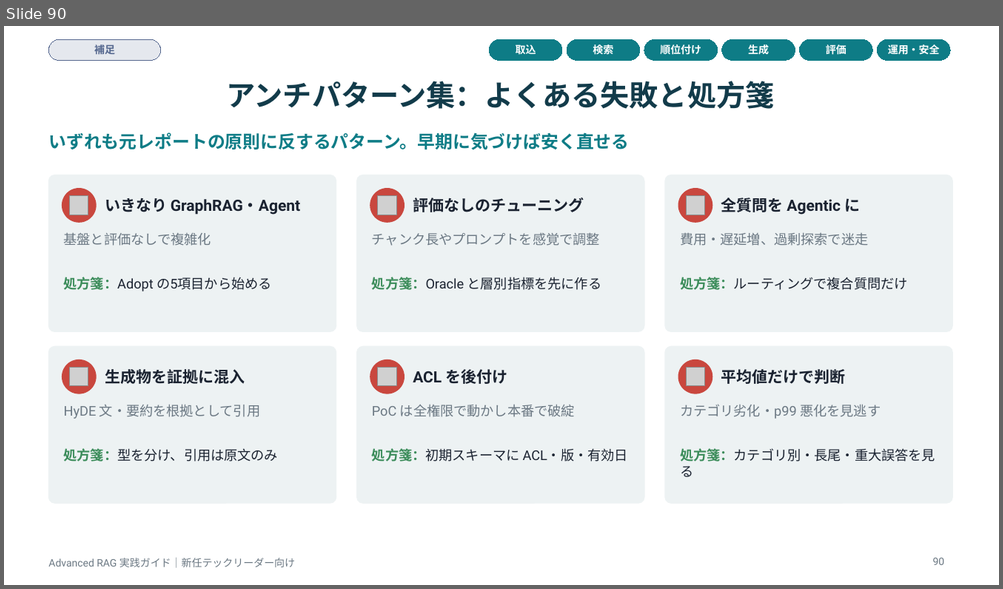
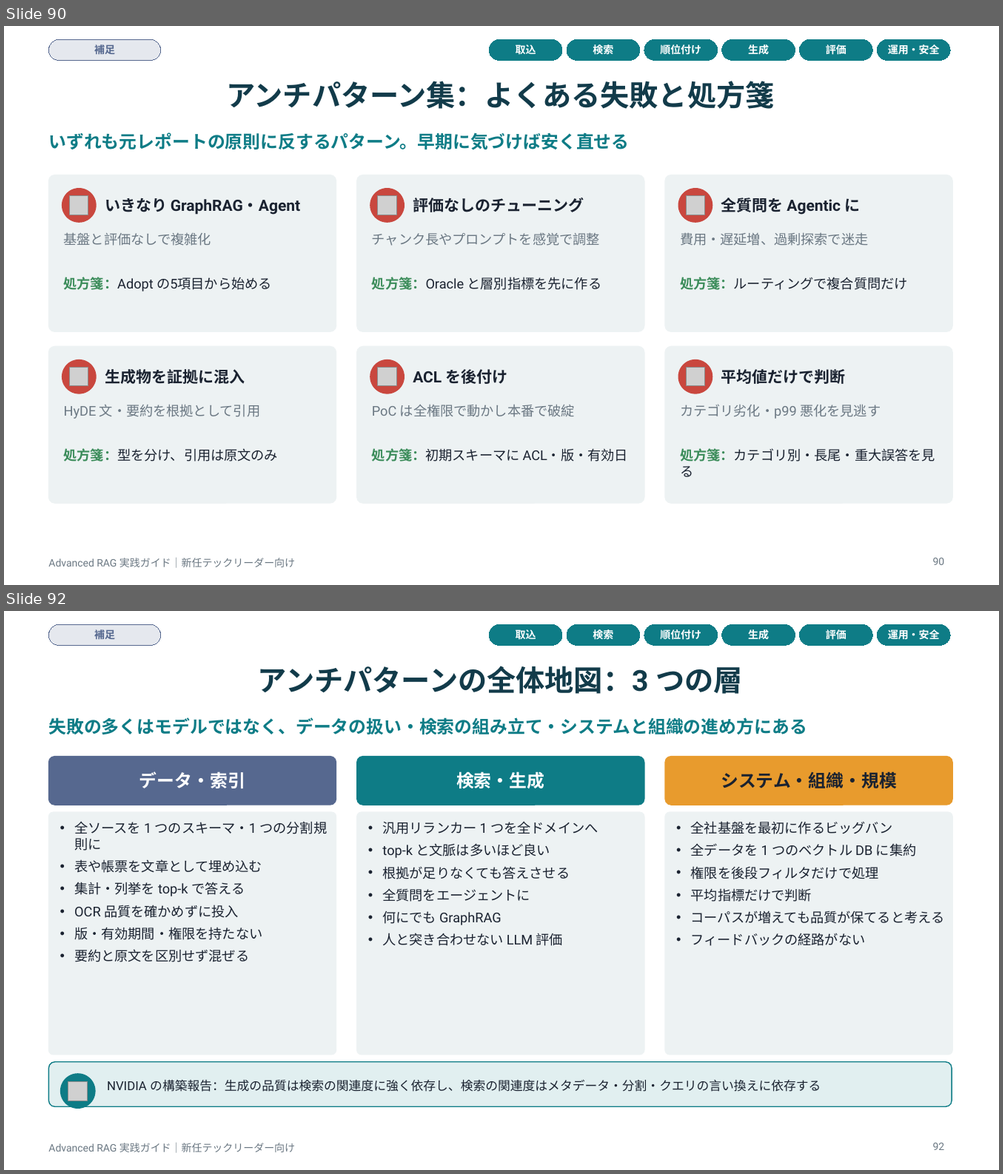
Before and after one commit to Takenori-Kusaka/advanced-rag-fmea-casestudy, a slide deck: slides/AdvancedRAG_実践ガイド.pptx. Shown one above the other, each under a label of ours: slide 90 before the commit, slides 90 and 92 after it; the slides between them are not shown. The pictures are 1003x589 and 1003x1174 pixels, drawn with LibreOffice and Linux fonts; fonts in the diff are those of the drawing; grey boxes stand for pictures. Boxes give left, top, right and bottom in pixels: in the first picture for what was removed or moved away, otherwise in the second. Text is boxed around its words. In the diff, an @@ line names an element or a change of style, - is before the commit and + after.

```diff
--- a/slides/AdvancedRAG_実践ガイド.pptx
+++ b/slides/AdvancedRAG_実践ガイド.pptx
@@ slide 92 added at [4, 611, 999, 1170], background #FFFFFF; not listed: 1 template element that a slide beside it also shows @@
@@ rounded rectangle added at [48, 624, 161, 645], fill #56688F at 15% opacity, outline #56688F 0.75 pt, 10 pt, text #56688F, bold @@
+補足
@@ rounded rectangle added at [489, 624, 562, 645], fill #0E7C86, outline #0E7C86 0.75 pt, 10 pt, text #FFFFFF, bold @@
+取込
@@ rounded rectangle added at [566, 624, 640, 645], fill #0E7C86, outline #0E7C86 0.75 pt, 10 pt, text #FFFFFF, bold @@
+検索
@@ rounded rectangle added at [644, 624, 717, 645], fill #0E7C86, outline #0E7C86 0.75 pt, 10 pt, text #FFFFFF, bold @@
+順位付け
@@ rounded rectangle added at [722, 624, 795, 645], fill #0E7C86, outline #0E7C86 0.75 pt, 10 pt, text #FFFFFF, bold @@
+生成
@@ rounded rectangle added at [800, 624, 873, 645], fill #0E7C86, outline #0E7C86 0.75 pt, 10 pt, text #FFFFFF, bold @@
+評価
@@ rounded rectangle added at [877, 624, 950, 645], fill #0E7C86, outline #0E7C86 0.75 pt, 10 pt, text #FFFFFF, bold @@
+運用・安全
@@ title added at [258, 666, 742, 694], 28 pt, text #123B4A, bold @@
+アンチパターンの全体地図：3 つの層
@@ text added at [48, 718, 806, 735], 17 pt, text #0E7C86, bold @@
+失敗の多くはモデルではなく、データの扱い・検索の組み立て・システムと組織の進め方にある
@@ rounded rectangle added at [48, 757, 336, 805], fill #56688F, outline #56688F 1 pt, 17 pt, text #FFFFFF, bold @@
+データ・索引
@@ rounded rectangle added at [357, 757, 644, 805], fill #0E7C86, outline #0E7C86 1 pt, 17 pt, text #FFFFFF, bold @@
+検索・生成
@@ rounded rectangle added at [665, 757, 952, 805], fill #E89B2D, outline #E89B2D 1 pt, 17 pt, text #1A2230, bold @@
+システム・組織・規模
@@ rounded rectangle added at [48, 812, 336, 1055], fill #EDF2F3, outline #EDF2F3 1 pt @@
@@ text added at [74, 821, 327, 963], 13 pt, text #1A2230 @@
+• 全ソースを 1 つのスキーマ・1 つの分割規則に
+• 表や帳票を文章として埋め込む
+• 集計・列挙を top-k で答える
+• OCR 品質を確かめずに投入
+• 版・有効期間・権限を持たない
+• 要約と原文を区別せず混ぜる
@@ rounded rectangle added at [357, 812, 644, 1055], fill #EDF2F3, outline #EDF2F3 1 pt @@
@@ text added at [382, 821, 597, 946], 13 pt, text #1A2230 @@
+• 汎用リランカー 1 つを全ドメインへ
+• top-k と文脈は多いほど良い
+• 根拠が足りなくても答えさせる
+• 全質問をエージェントに
+• 何にでも GraphRAG
+• 人と突き合わせない LLM 評価
@@ rounded rectangle added at [665, 812, 952, 1055], fill #EDF2F3, outline #EDF2F3 1 pt @@
@@ text added at [691, 821, 944, 946], 13 pt, text #1A2230 @@
+• 全社基盤を最初に作るビッグバン
+• 全データを 1 つのベクトル DB に集約
+• 権限を後段フィルタだけで処理
+• 平均指標だけで判断
+• コーパスが増えても品質が保てると考える
+• フィードバックの経路がない
@@ rounded rectangle added at [48, 1062, 951, 1107], fill #0E7C86 at 12% opacity, outline #0E7C86 1 pt @@
@@ ellipse added at [61, 1074, 95, 1109], fill #0E7C86, outline #0E7C86 1 pt @@
@@ picture added at [68, 1082, 88, 1101] @@
@@ text added at [107, 1080, 820, 1092], 12 pt, text #1A2230 @@
+NVIDIA の構築報告：生成の品質は検索の関連度に強く依存し、検索の関連度はメタデータ・分割・クエリの言い換えに依存する
@@ page number added at [933, 1143, 945, 1150], 10 pt, text #6B7883 @@
+92
```
Also in this commit, not shown: 21 other slides added, 33 other files.
